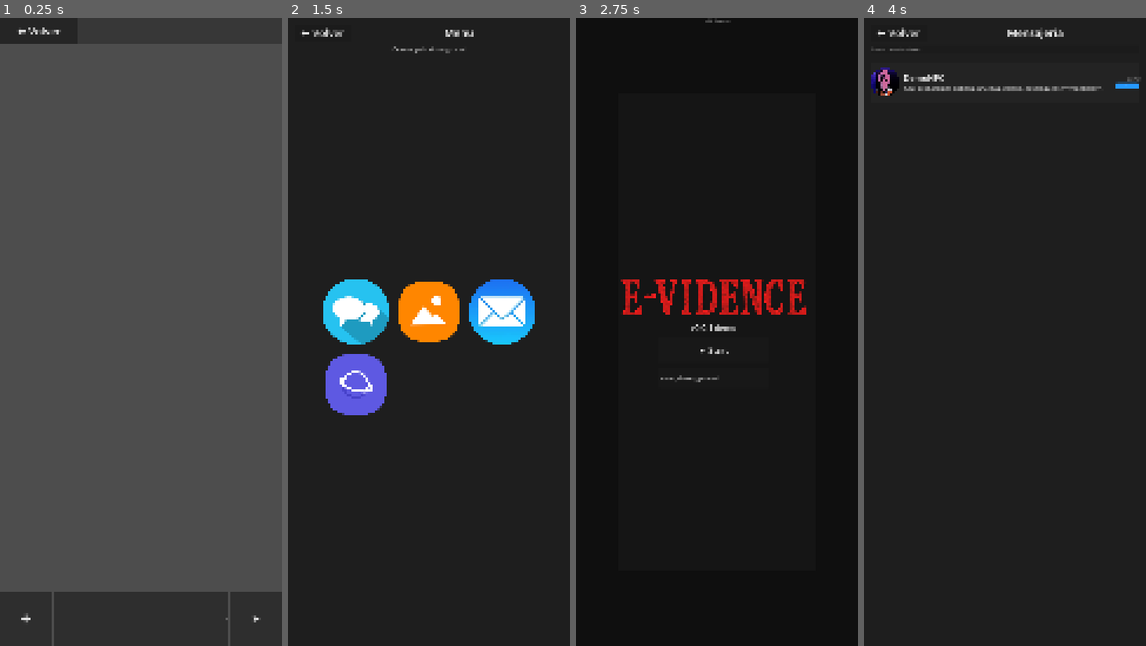
Above: before the commit, frames 1-4 (left to right).
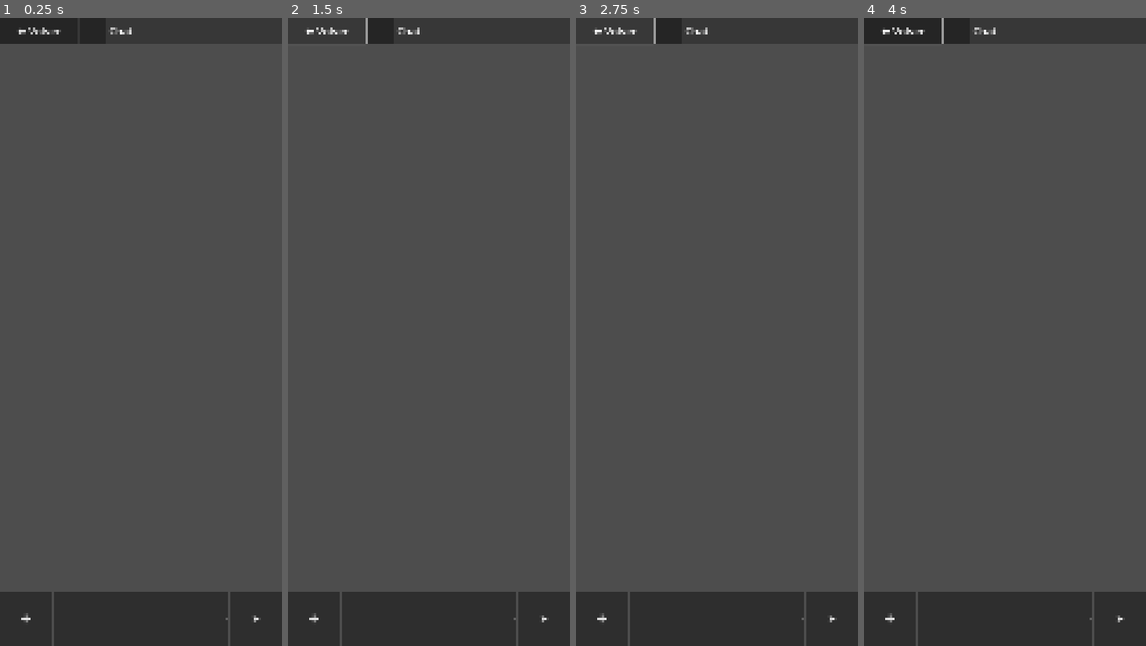
Above: after the commit, the same moments.

Repository: RGVylar/e-vidence
Game: Godot game, scene res://scenes/apps/Chat.tscn
Same seed, same stepped clock (60 frames per second), same inputs: the game is played once before the commit and once after it. This scene is started directly instead of the project's main scene.
Inputs (mouse positions are in pixels of both pictures, inside the frame that each line leads up to):
- Up to frame 1 (0.25 s): no input
- Up to frame 2 (1.5 s): click "⬅ Volver" at 0.5 s; click "⬅ Volver" at 1.25 s
- Up to frame 3 (2.75 s): click "⬅ Volver" at 2 s
- Up to frame 4 (4 s): click (1002, 350) at 2.75 s, where only the run before the commit has a clickable "► Start"; click (931, 313) at 3.52 s

The runs differ from the first frame. In frame 1, less than 0.1% of the frame differs, in the area x 39-47%, y 1-3%; in frame 2, 91%; in frame 3, 100%, in the area x 0-100%, y 0-100%; in frame 4, 90%.
Error after the commit: Parse Error: Function "_try_apply_option()" is a coroutine, so it must be called with "await". (res://scenes/apps/chat.gd:372)

Commit message:
Complete chat.gd refactoring: remove code duplication and improve structure
Co-authored-by: RGVylar <35527017+RGVylar@users.noreply.github.com>

Diff:
--- a/project/scenes/apps/chat.gd
+++ b/project/scenes/apps/chat.gd
@@ -353,72 +353,105 @@
 	pm.popup()
 
 
+## Handles the send button press for conversation options.
+## Processes the selected conversation option and triggers NPC responses.
 func _on_send_pressed() -> void:
 	dbg("send pressed")
+
+	if not _validate_choice_picker():
+		return
+
+	var selected_index := choice_picker.get_selected()
+	if not _is_valid_selection(selected_index):
+		return
+
+	var text := choice_picker.get_item_text(selected_index)
+	dbg("selected text='%s'" % text)
+
+	# Try new system with options/facts first
+	if _try_apply_option(selected_index, text):
+		return
+
+	# Fallback to old system (plain text)
+	_send_plain_text_message(text)
+
+## Validates that the choice picker is ready for use.
+## @return bool - True if choice picker is valid and has items
+func _validate_choice_picker() -> bool:
 	if not is_instance_valid(choice_picker):
-		dbg("choice_picker INVALID");
-		return
-	dbg("item_count=%d selected=%d" % [choice_picker.item_count, choice_picker.get_selected()])
+		dbg("choice_picker INVALID")
+		return false
 
 	if choice_picker.item_count == 0:
-		dbg("no items → abort");
-		return
-
-	var i := choice_picker.get_selected()
-	if i < 0:
+		dbg("no items → abort")
+		return false
+
+	return true
+
+## Checks if the selected index is valid.
+## @param selected_index: int - The selected index to validate
+## @return bool - True if selection is valid
+func _is_valid_selection(selected_index: int) -> bool:
+	if selected_index < 0:
 		dbg("selected = -1 → selecciono 0 por seguridad")
-		return
-
-	var text := choice_picker.get_item_text(i)
-	dbg("selected text='%s'" % text)
-
-	# Sistema nuevo con options/facts
-	if DB.has_method("apply_option"):
-		var meta: Variant = choice_picker.get_item_metadata(i)
-		dbg("metadata type_id=%d value=%s" % [typeof(meta), str(meta)])
-		var opt_id: String = String(choice_picker.get_item_metadata(i))
-		if opt_id != "":
-			var result := DB.apply_option(GameState.current_thread, opt_id)
-			dbg("apply_option('%s') -> empty=%s" % [opt_id, str(result.is_empty())])
-			if not result.is_empty():
-				var ts := Time.get_unix_time_from_system()
-				_add_bubble("Yo", String(result.get("player_text", text)), ts)
-				push_msg(GameState.current_thread, "Yo", String(result.get("player_text", text)))
-
-				var contact_id := GameState.current_thread
-				var T: Dictionary = DB.get_contact_timing(contact_id)
-
-				var reaction := DB.dict_get_number(T, "npc_reaction_delay", npc_reaction_delay)
-				var typ_min  := DB.dict_get_number(T, "npc_typing_min",    npc_typing_min)
-				var typ_max  := DB.dict_get_number(T, "npc_typing_max",    npc_typing_max)
-				var between  := DB.dict_get_number(T, "npc_between_msgs",  npc_between_msgs)
-				var tpc      := DB.dict_get_number(T, "typing_per_char",   typing_per_char)
-
-				# 1) pequeña pausa antes de que el NPC reaccione
-				if reaction > 0.0:
-					await get_tree().create_timer(reaction).timeout
-
-				# 2) secuenciar las líneas del NPC
-				await _play_npc_reply_sequence(
-					result.get("npc_reply", []) as Array,
-					(name_lbl.text if name_lbl else "NPC"),
-					typ_min, typ_max, tpc, between,
-					contact_id
-				)
-
-				_refresh_replies()
-				_scroll_to_bottom()
-				return
-		else:
-			dbg("opt_id vacío → paso a fallback")
-
-	# Fallback (modo antiguo solo texto)
-	if text.strip_edges() != "":
-		var ts := Time.get_unix_time_from_system()
-		_add_bubble("Yo", text, ts)
-		push_msg(GameState.current_thread, "Yo", text)
-		_scroll_to_bottom()
-
+		return false
+	return true
+
+## Tries to apply a conversation option using the new system.
+## @param index: int - The selected option index
+## @param text: String - The option text
+## @return bool - True if option was successfully applied
+func _try_apply_option(index: int, text: String) -> bool:
+	if not DB.has_method("apply_option"):
+		return false
+
+	var meta: Variant = choice_picker.get_item_metadata(index)
+	dbg("metadata type_id=%d value=%s" % [typeof(meta), str(meta)])
+
+	var opt_id: String = String(meta)
+	if opt_id == "":
+		dbg("opt_id vacío → paso a fallback")
+		return false
+
+	var result := DB.apply_option(GameState.current_thread, opt_id)
+	dbg("apply_option('%s') -> empty=%s" % [opt_id, str(result.is_empty())])
+
+	if result.is_empty():
+		return false
+
+	# Process successful option selection
+	await _process_option_result(result, text)
+	return true
+
+## Processes the result of a successful option application.
+## @param result: Dictionary - The result from DB.apply_option
+## @param fallback_text: String - Fallback text if result doesn't have player_text
+func _process_option_result(result: Dictionary, fallback_text: String) -> void:
+	var ts := Time.get_unix_time_from_system()
+	var player_text := String(result.get("player_text", fallback_text))
+	_add_bubble("Yo", player_text, ts)
+	push_msg(GameState.current_thread, "Yo", player_text)
+
+	# Process NPC response with timing (reuse existing logic)
+	await _process_npc_response(GameState.current_thread, result.get("npc_reply", []) as Array)
+
+	_refresh_replies()
+	_scroll_to_bottom()
+
+## Sends a plain text message using the fallback system.
+## @param text: String - The message text to send
+func _send_plain_text_message(text: String) -> void:
+	if text.strip_edges() == "":
+		return
+
+	var ts := Time.get_unix_time_from_system()
+	_add_bubble("Yo", text, ts)
+	push_msg(GameState.current_thread, "Yo", text)
+	_scroll_to_bottom()
+
+## Populates the conversation options in the choice picker.
+## @param contact_id: String - The contact identifier
+## @param case_data: Dictionary - The current case data
 func _fill_replies(contact_id: String, case_data: Dictionary) -> void:
 	if not is_instance_valid(choice_picker):
 		push_error("[CHAT] %ChoicePicker no encontrado"); return
@@ -499,62 +532,33 @@
 func _on_back_pressed() -> void:
 	get_tree().change_scene_to_file(PATH_MESSAGING)
 
+## Handles avatar input events for preview functionality.
+## @param e: InputEvent - The input event to process
 func _on_avatar_gui_input(e: InputEvent) -> void:
 	if e is InputEventMouseButton and e.pressed and e.button_index == MOUSE_BUTTON_LEFT:
 		_show_avatar_preview()
 
+## Shows the contact's avatar in a fullscreen lightbox preview.
 func _show_avatar_preview() -> void:
 	if not is_instance_valid(avatar) or avatar.texture == null:
 		return
-
-	# Overlay a pantalla completa
-	var overlay := Control.new()
-	overlay.name = "_AvatarLightbox"
-	overlay.mouse_filter = Control.MOUSE_FILTER_STOP
-	overlay.set_anchors_and_offsets_preset(Control.PRESET_FULL_RECT)
-	add_child(overlay)
-
-	# Fondo oscurecido
-	var bg := ColorRect.new()
-	bg.color = Color(0, 0, 0, 0.8)
-	bg.set_anchors_and_offsets_preset(Control.PRESET_FULL_RECT)
-	bg.mouse_filter = Control.MOUSE_FILTER_STOP
-	overlay.add_child(bg)
-
-	# Foto centrada
-	var big := TextureRect.new()
-	big.texture = avatar.texture
-	big.expand = true
-	big.stretch_mode = TextureRect.STRETCH_KEEP_ASPECT_CENTERED
-	big.set_anchors_and_offsets_preset(Control.PRESET_FULL_RECT)
-	big.offset_left = 48
-	big.offset_right = -48
-	big.offset_top = 48
-	big.offset_bottom = -48
-	big.material = null
-	overlay.add_child(big)
-
-	# Cerrar: clic/ESC
-	overlay.gui_input.connect(func(ev: InputEvent) -> void:
-		if ev is InputEventMouseButton and ev.pressed:
-			overlay.queue_free()
-		elif ev is InputEventKey and ev.pressed and ev.keycode == KEY_ESCAPE:
-			overlay.queue_free()
-	)
-
-	# animación de entrada
-	var tween := create_tween()
-	overlay.modulate = Color(1,1,1,0)
-	tween.tween_property(overlay, "modulate:a", 1.0, 0.15).set_trans(Tween.TRANS_SINE).set_ease(Tween.EASE_OUT)
-
+	# Use the centralized lightbox functionality
+	UIHelpers.show_lightbox(avatar.texture)
+
+## === CHAT MANAGEMENT FUNCTIONS ===
+
+## Refreshes the conversation options for the current contact.
 func _refresh_replies() -> void:
 	_fill_replies(GameState.current_thread, DB.current_case as Dictionary)
 
+## Scrolls the chat to the bottom to show the latest messages.
 func _scroll_to_bottom() -> void:
 	await get_tree().process_frame
 	var sc := chat_box.get_parent() as ScrollContainer
 	if sc: sc.scroll_vertical = sc.get_v_scroll_bar().max_value
 
+## Renders message history sequentially with timing between messages.
+## @param history: Array - Array of message dictionaries to render
 func _render_history_sequential(history: Array) -> void:
 	var t := Timer.new()
 	t.one_shot = true
@@ -577,11 +581,14 @@
 			t.start(message_interval)
 			await t.timeout
 
+## Plays a message sound effect if available.
 func _play_message_sfx() -> void:
 	if not is_instance_valid(_sfx_player) or _sfx_player.stream == null:
 		return
 	_sfx_player.play()
 
+## Starts rendering the conversation history with proper timing.
+## @param history: Array - Message history to render
 func _start_history_render(history: Array) -> void:
 	await get_tree().process_frame  # cede 1 frame una vez
 	await _render_history_sequential(history)
@@ -681,43 +688,13 @@
 
 	_npc_reply_running = false
 
-# --- Lightbox local para imágenes en chat ---
-func _show_image_lightbox(tex: Texture2D) -> void:
-	if tex == null:
-		return
-	var overlay: Control = Control.new()
-	overlay.name = "_ImgLightbox"
-	overlay.mouse_filter = Control.MOUSE_FILTER_STOP
-	overlay.set_anchors_and_offsets_preset(Control.PRESET_FULL_RECT)
-	add_child(overlay)
-
-	var bg: ColorRect = ColorRect.new()
-	bg.color = Color(0, 0, 0, 0.85)
-	bg.set_anchors_and_offsets_preset(Control.PRESET_FULL_RECT)
-	bg.mouse_filter = Control.MOUSE_FILTER_STOP
-	overlay.add_child(bg)
-
-	var big: TextureRect = TextureRect.new()
-	big.texture = tex
-	big.expand = true
-	big.stretch_mode = TextureRect.STRETCH_KEEP_ASPECT_CENTERED
-	big.set_anchors_and_offsets_preset(Control.PRESET_FULL_RECT)
-	big.offset_left = 48
-	big.offset_right = -48
-	big.offset_top = 48
-	big.offset_bottom = -48
-	overlay.add_child(big)
-
-	overlay.gui_input.connect(func(e: InputEvent) -> void:
-		if (e is InputEventMouseButton and e.pressed) or (e is InputEventKey and e.pressed and e.keycode == KEY_ESCAPE):
-			overlay.queue_free()
-	)
-
-	var tween: Tween = create_tween()
-	overlay.modulate = Color(1,1,1,0)
-	tween.tween_property(overlay, "modulate:a", 1.0, 0.15).set_trans(Tween.TRANS_SINE).set_ease(Tween.EASE_OUT)
-
-# --- Burbuja de imagen ---
+## === IMAGE BUBBLE FUNCTIONS ===
+
+## Creates and adds an image message bubble to the chat.
+## @param sender: String - The sender name
+## @param image_path: String - Path to the image resource
+## @param caption: String - Optional caption text
+## @param ts: int - Unix timestamp (0 to hide timestamp)
 func _add_image_bubble(sender: String, image_path: String, caption: String = "", ts: int = 0) -> void:
 	var tex: Texture2D = load(image_path) as Texture2D
 	if tex == null:
@@ -754,10 +731,10 @@
 	img.stretch_mode = TextureRect.STRETCH_KEEP_ASPECT_COVERED
 	img.custom_minimum_size = Vector2(minf(_target_bubble_width(), 640), 360)  # tamaño cómodo
 	img.mouse_filter = Control.MOUSE_FILTER_PASS
-	# click para zoom
+	# Click to zoom using centralized lightbox
 	img.gui_input.connect(func(e: InputEvent) -> void:
 		if e is InputEventMouseButton and e.pressed and e.button_index == MOUSE_BUTTON_LEFT:
-			_show_image_lightbox(tex)
+			UIHelpers.show_lightbox(tex)
 	)
 
 	v.add_child(img)
--- a/project/scenes/apps/gallery.gd
+++ b/project/scenes/apps/gallery.gd
@@ -1,3 +1,7 @@
+## Gallery application for viewing collected evidence images.
+##
+## This script manages the photo gallery interface, displaying
+## images that have been unlocked through game progression.
 extends Control
 
 @onready var btn_back: Button    = $MarginContainer/VBoxContainer/TopBar/BtnBack
@@ -54,41 +58,5 @@
 
 func _on_thumb_gui_input(ev: InputEvent, node: TextureRect) -> void:
 	if ev is InputEventMouseButton and ev.pressed and ev.button_index == MOUSE_BUTTON_LEFT:
-		show_lightbox(node.texture)
-
-# --- Lightbox simple, reutiliza el patrón del avatar ---
-func show_lightbox(tex: Texture2D) -> void:
-	if tex == null:
-		return
-
-	var overlay: Control = Control.new()
-	overlay.name = "_Lightbox"
-	overlay.mouse_filter = Control.MOUSE_FILTER_STOP
-	overlay.set_anchors_and_offsets_preset(Control.PRESET_FULL_RECT)
-	add_child(overlay)
-
-	var bg: ColorRect = ColorRect.new()
-	bg.color = Color(0, 0, 0, 0.85)
-	bg.set_anchors_and_offsets_preset(Control.PRESET_FULL_RECT)
-	bg.mouse_filter = Control.MOUSE_FILTER_STOP
-	overlay.add_child(bg)
-
-	var big: TextureRect = TextureRect.new()
-	big.texture = tex
-	big.expand = true
-	big.stretch_mode = TextureRect.STRETCH_KEEP_ASPECT_CENTERED
-	big.set_anchors_and_offsets_preset(Control.PRESET_FULL_RECT)
-	big.offset_left = 48
-	big.offset_right = -48
-	big.offset_top = 48
-	big.offset_bottom = -48
-	overlay.add_child(big)
-
-	overlay.gui_input.connect(func(e: InputEvent) -> void:
-		if (e is InputEventMouseButton and e.pressed) or (e is InputEventKey and e.pressed and e.keycode == KEY_ESCAPE):
-			overlay.queue_free()
-	)
-
-	var tween: Tween = create_tween()
-	overlay.modulate = Color(1,1,1,0)
-	tween.tween_property(overlay, "modulate:a", 1.0, 0.15).set_trans(Tween.TRANS_SINE).set_ease(Tween.EASE_OUT)
+		# Use centralized lightbox functionality
+		UIHelpers.show_lightbox(node.texture)
--- a/project/scenes/home.gd
+++ b/project/scenes/home.gd
@@ -1,19 +1,26 @@
+## Home screen interface for the smartphone simulation.
+##
+## This script manages the main smartphone home screen with app icons
+## that navigate to different parts of the investigation game.
 extends Control
 
+## App button references
 @onready var btn_messages: BaseButton = %btn_messages
 @onready var lbl_case: Label = %CaseInfo
-
 @onready var btn_gallery:  BaseButton = %btn_gallery
 @onready var btn_mail:     BaseButton = %btn_mail
 @onready var btn_back:     BaseButton = %BtnBack
 @onready var btn_browser:     BaseButton = %btn_browser
 
+## Pre-loaded app scenes
 @export var messaging_scene: PackedScene = preload("res://scenes/apps/Messaging.tscn")
 @export var gallery_scene:   PackedScene = preload("res://scenes/apps/Gallery.tscn")
 @export var mail_scene:      PackedScene = preload("res://scenes/apps/Mail.tscn")
 @export var browser_scene:   PackedScene = preload("res://scenes/apps/Browser.tscn")
 
+## Router reference for navigation
 var router: Node = null
+## Maps button names to their corresponding scenes
 var SCENE_MAP: Dictionary
 
 func _ready() -> void:
